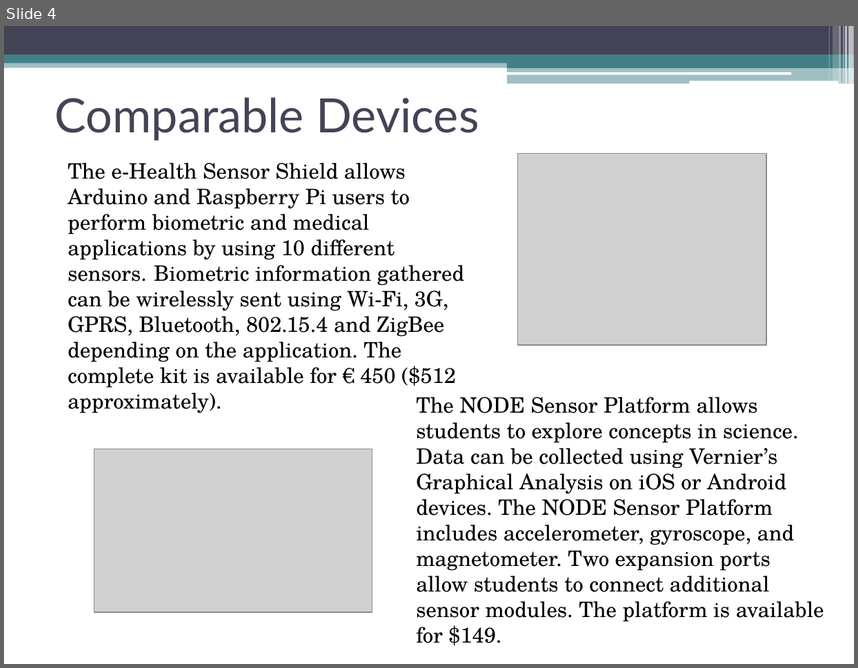
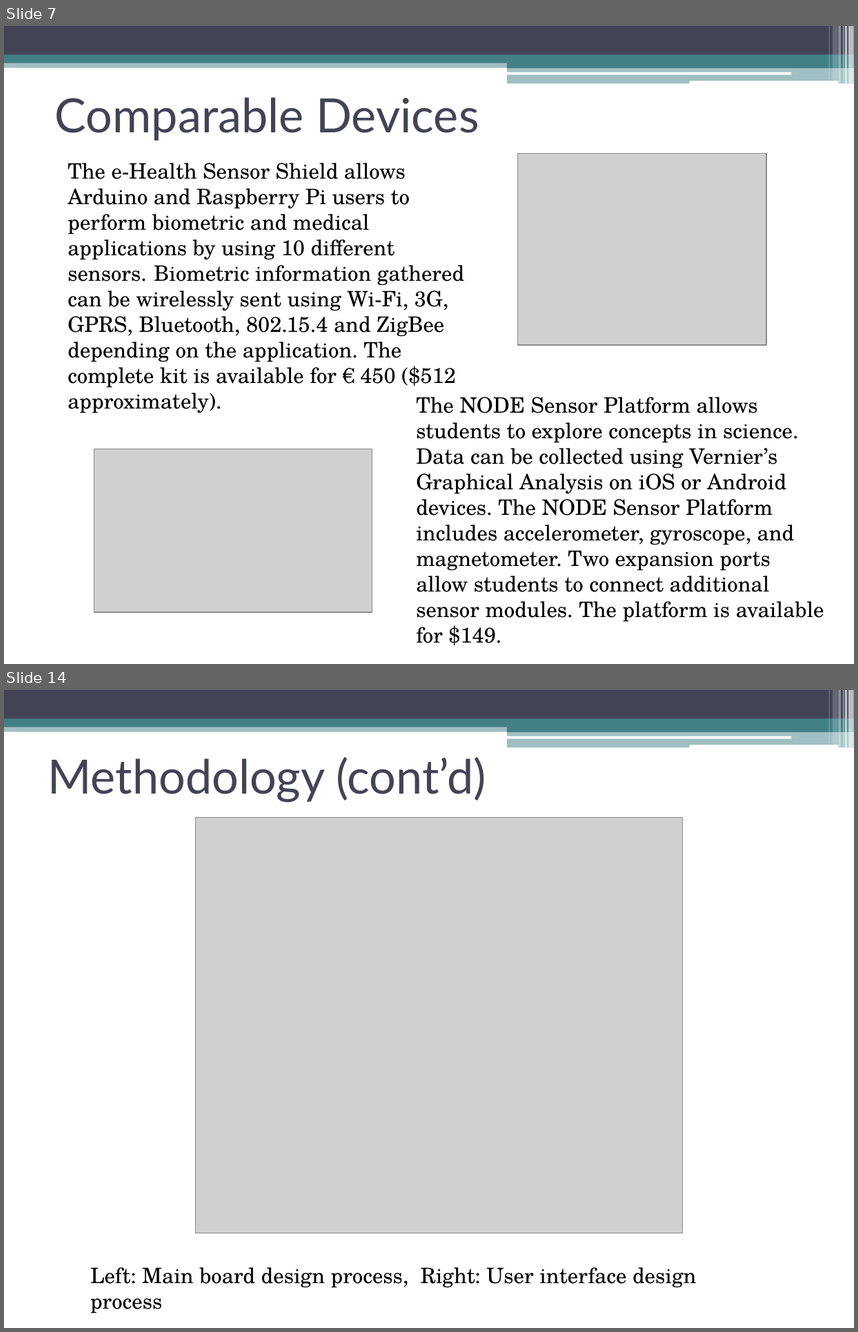
Before and after one commit to erebus-labs/sense_platform, a slide deck: Project Flow Documents/Project Documents/Powerpoint.pptx. Shown one above the other, each under a label of ours: slide 4 before the commit, slides 7 and 14 after it; the slides between them are not shown. The pictures are 858x668 and 858x1332 pixels, drawn with LibreOffice and Linux fonts; fonts in the diff are those of the drawing; grey boxes stand for pictures. Boxes give left, top, right and bottom in pixels: in the first picture for what was removed or moved away, otherwise in the second. Text is boxed around its words. In the diff, an @@ line names an element or a change of style, - is before the commit and + after.

```diff
--- a/Project Flow Documents/Project Documents/Powerpoint.pptx
+++ b/Project Flow Documents/Project Documents/Powerpoint.pptx
@@ slide 14 added at [4,690,854,1328], background #FFFFFF; not listed: 13 template elements that a slide beside it also shows @@
@@ title added at [47,757,487,802], 40 pt, text #424456 @@
+Methodology (cont’d)
@@ picture added at [195,818,682,1232] @@
@@ text added at [90,1267,696,1288], 18 pt, text #000000 @@
+Left: Main board design process, Right: User interface design process
@@ what was slide 4 is now slide 7 @@
```
Also in this commit, not shown: 3 slides changed, 12 other slides added, 5 slides removed, 3 other files.
